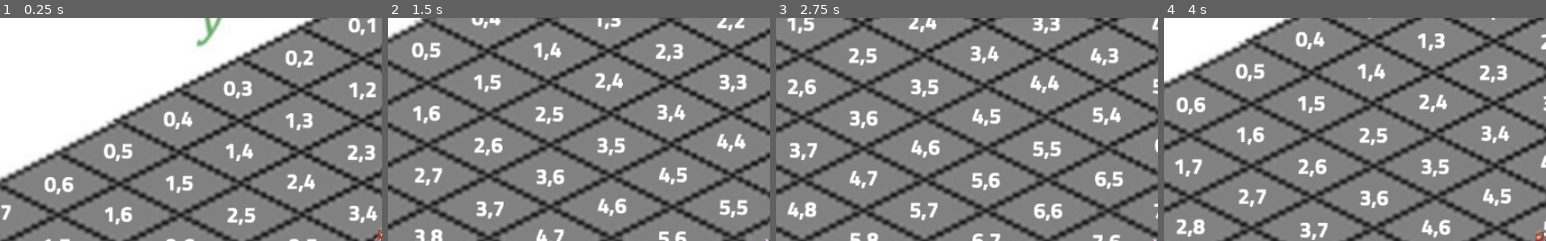
Above: before the commit, frames 1-4 (left to right).
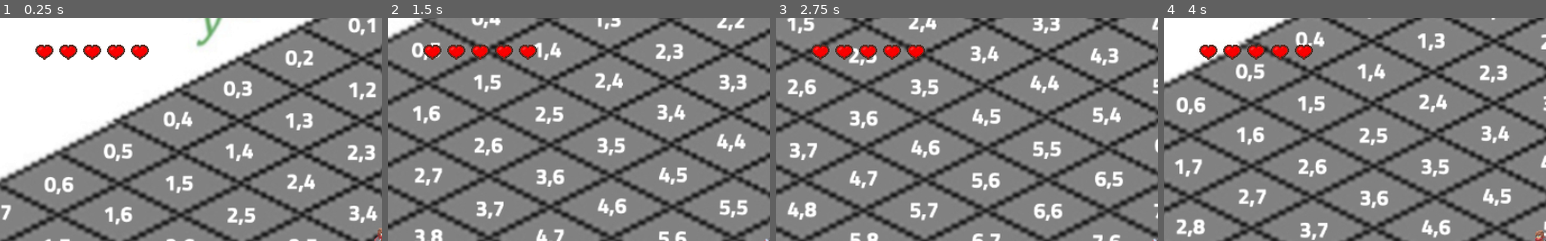
Above: after the commit, the same moments.

Repository: u1973231/Schadenfreude
Game: Godot game, scene res://scenes/Mapa.tscn
The game is run twice, just before and just after one commit, with the same random seed, the same clock (stepped at 60 frames per second) and the same inputs.
Inputs (mouse positions are % of the whole screen's width and height, from its top left):
- Up to frame 1 (0.25 s): no input
- Up to frame 2 (1.5 s): tap Enter (ui_accept) at 0.5, 0.77 s; move the mouse to (72, 45) at 0.52 s; hold Right (move_right) 0.53-1.28 s; click (72, 45) at 0.6 s; move the mouse to (30, 55) at 1.27 s; hold Down (move_down) from 1.28 s (still down); tap Space (dash) at 1.35 s
- Up to frame 3 (2.75 s): tap Enter (ui_accept) at 1.52 s; move the mouse to (60, 28) at 2.02 s; release Down (move_down) at 2.03 s; hold Right (move_right) from 2.03 s (still down); tap F (interactue) at 2.1 s
- Up to frame 4 (4 s): move the mouse to (45, 70) at 2.77 s; release Right (move_right) at 2.78 s; hold Up (move_up) 2.78-3.53 s; click (45, 70) at 2.85 s; tap Enter (ui_accept) at 3.02, 3.77 s; move the mouse to (80, 65) at 3.52 s; hold Left (move_left) from 3.53 s (still down); tap Space (dash) at 3.6 s
The pictures show only the part of the screen within x 0-50%, y 0-50%; the shares and areas given below are measured in that part.

The runs differ from the first frame. In frame 1, 1.2% of the frame differs, in the area x 9-39%, y 11-19%; in frame 2, 1.2%; in frame 3, 1.2%; in frame 4, 1.2%.

Commit message:
vHealth

Diff:
--- /dev/null
+++ b/scenes/Health.tscn
@@ -0,0 +1,20 @@
+[gd_scene load_steps=5 format=2]
+
+[ext_resource path="res://textures/Health/HealthFull.png" type="Texture" id=1]
+[ext_resource path="res://textures/Health/HealthEmpty.png" type="Texture" id=2]
+[ext_resource path="res://textures/Health/HealthOver.png" type="Texture" id=3]
+[ext_resource path="res://scripts/scr_health.gd" type="Script" id=4]
+
+[node name="Health" type="CanvasLayer"]
+script = ExtResource( 4 )
+
+[node name="TextureProgress" type="TextureProgress" parent="."]
+margin_left = 44.0
+margin_top = 30.0
+margin_right = 204.0
+margin_bottom = 70.0
+max_value = 5.0
+value = 5.0
+texture_under = ExtResource( 2 )
+texture_over = ExtResource( 3 )
+texture_progress = ExtResource( 1 )
--- a/scenes/Mapa.tscn
+++ b/scenes/Mapa.tscn
@@ -1,10 +1,11 @@
-[gd_scene load_steps=6 format=2]
+[gd_scene load_steps=7 format=2]
 
 [ext_resource path="res://textures/map-cells.jpg" type="Texture" id=1]
 [ext_resource path="res://scenes/Player.tscn" type="PackedScene" id=2]
 [ext_resource path="res://scenes/DialogTriger.tscn" type="PackedScene" id=3]
 [ext_resource path="res://scenes/slime.tscn" type="PackedScene" id=4]
 [ext_resource path="res://scenes/HUDMisiones.tscn" type="PackedScene" id=5]
+[ext_resource path="res://scenes/Health.tscn" type="PackedScene" id=6]
 
 [node name="Map-cells" type="Node2D"]
 
@@ -86,3 +87,5 @@
 position = Vector2( 658, 297 )
 scale = Vector2( 2, 2 )
 vida = 7
+
+[node name="Health" parent="." instance=ExtResource( 6 )]
--- /dev/null
+++ b/scripts/scr_health.gd
@@ -0,0 +1,6 @@
+extends CanvasLayer
+
+func _process(_delta):
+	#Muestra el valor de la vida en el HUD
+	$TextureProgress.value = get_parent().get_node("Player").vida
+	pass
Renamed: TileMaps/Tileset/Outside.tscn -> scenes/Outside.tscn
Binary file added: textures/Health/HealthEmpty.png
Not shown, added: textures/Health/HealthEmpty.png.import
Binary file added: textures/Health/HealthFull.png
Not shown, added: textures/Health/HealthFull.png.import
Binary file added: textures/Health/HealthOver.png
Not shown, added: textures/Health/HealthOver.png.import
